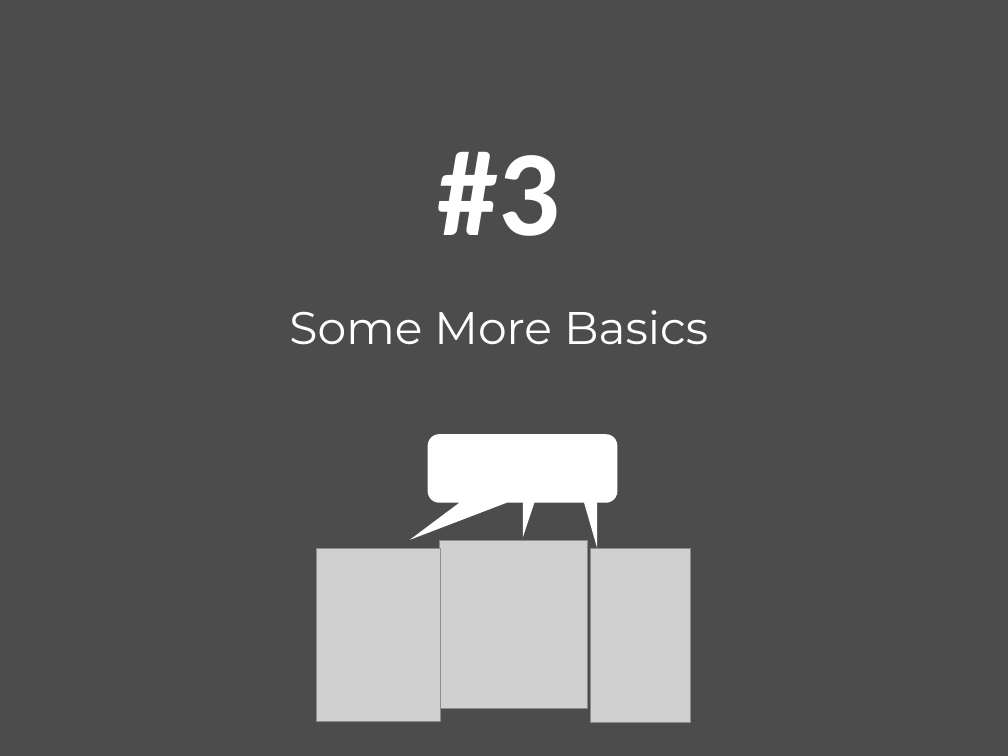
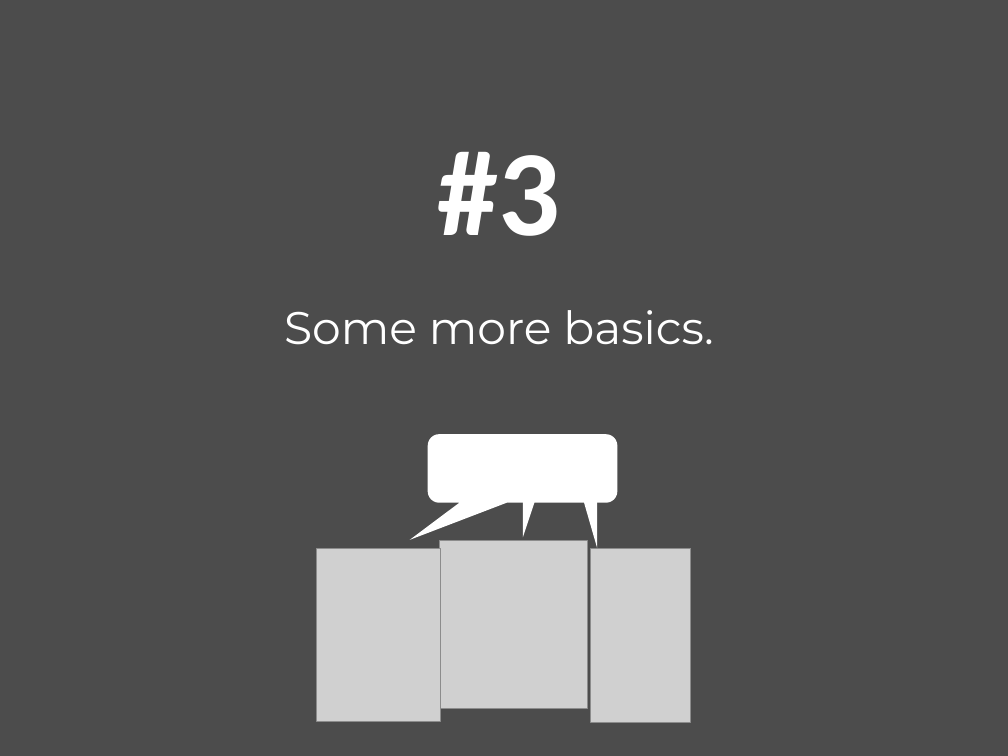
Before and after one commit to mairin/agc-materials, a slide deck: slide 17 of inkscape-slides/InkscapeBootcamp.odp. Drawn at 1008x756 pixels with LibreOffice and Linux fonts; fonts in the diff are those of the drawing; grey boxes stand for pictures. Boxes give left, top, right and bottom in pixels: in the first picture for what was removed or moved away, otherwise in the second. Text is boxed around its words. In the diff, an @@ line names an element or a change of style, - is before the commit and + after.

```diff
--- a/inkscape-slides/InkscapeBootcamp.odp
+++ b/inkscape-slides/InkscapeBootcamp.odp
@@ title at [284,152,713,345]: text changed @@
-#3
-Some More Basics
+#3
+Some more basics.
```
Also in this commit, not shown: 5 other slides changed, 1 slide added, 1 slide removed.
